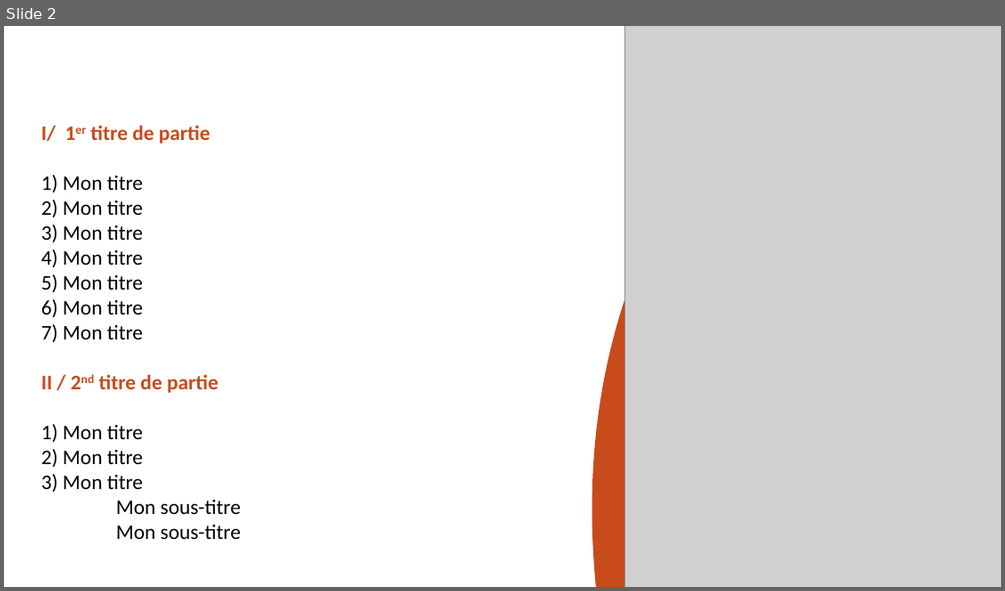
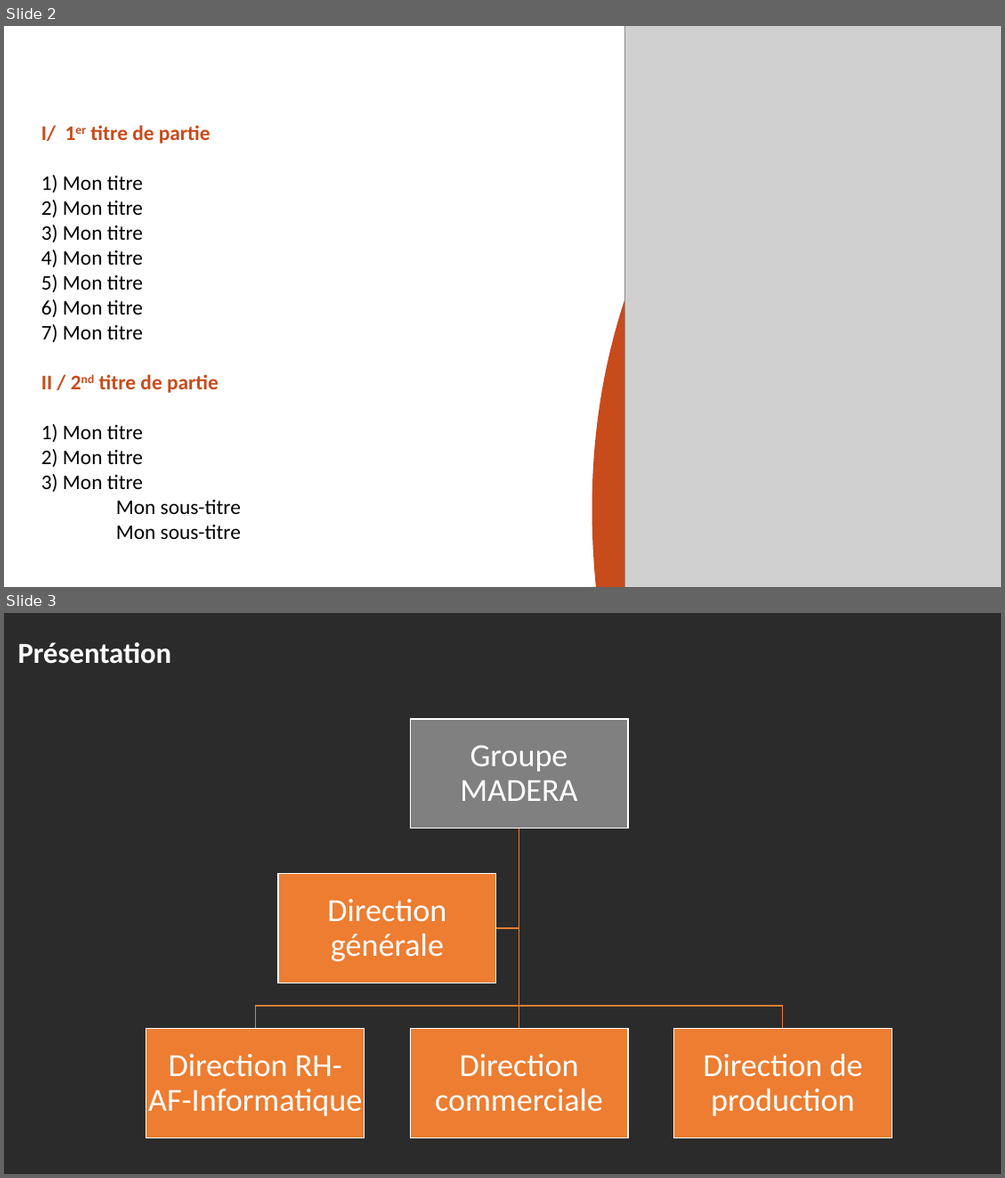
Before and after one commit to Sag64/PFR, a slide deck: Livrable1/Présentationpfr.pptx. Shown one above the other, each under a label of ours: slide 2 before the commit, slides 2 and 3 after it. The pictures are 1005x591 and 1005x1178 pixels, drawn with LibreOffice and Linux fonts; fonts in the diff are those of the drawing; grey boxes stand for pictures; background and template pictures are left out; a plain dark background stands for a picture behind light text. Boxes give left, top, right and bottom in pixels: in the first picture for what was removed or moved away, otherwise in the second. Text is boxed around its words. In the diff, an @@ line names an element or a change of style, - is before the commit and + after.

```diff
--- a/Livrable1/Présentationpfr.pptx
+++ b/Livrable1/Présentationpfr.pptx
@@ slide 3 added at [4,613,1001,1174], background picture (left out) @@
@@ text added at [18,642,172,664], 28 pt, text #FFFFFF, bold @@
+Présentation
@@ group added at [146,719,892,1138]: 5 rectangles, 5 texts, 4 freeform shapes @@
+Groupe MADERA
+Direction RH-AF-Informatique
+Direction commerciale
+Direction de production
+Direction générale
```
Also in this commit, not shown: 4 other slides added, 1 slide removed.
